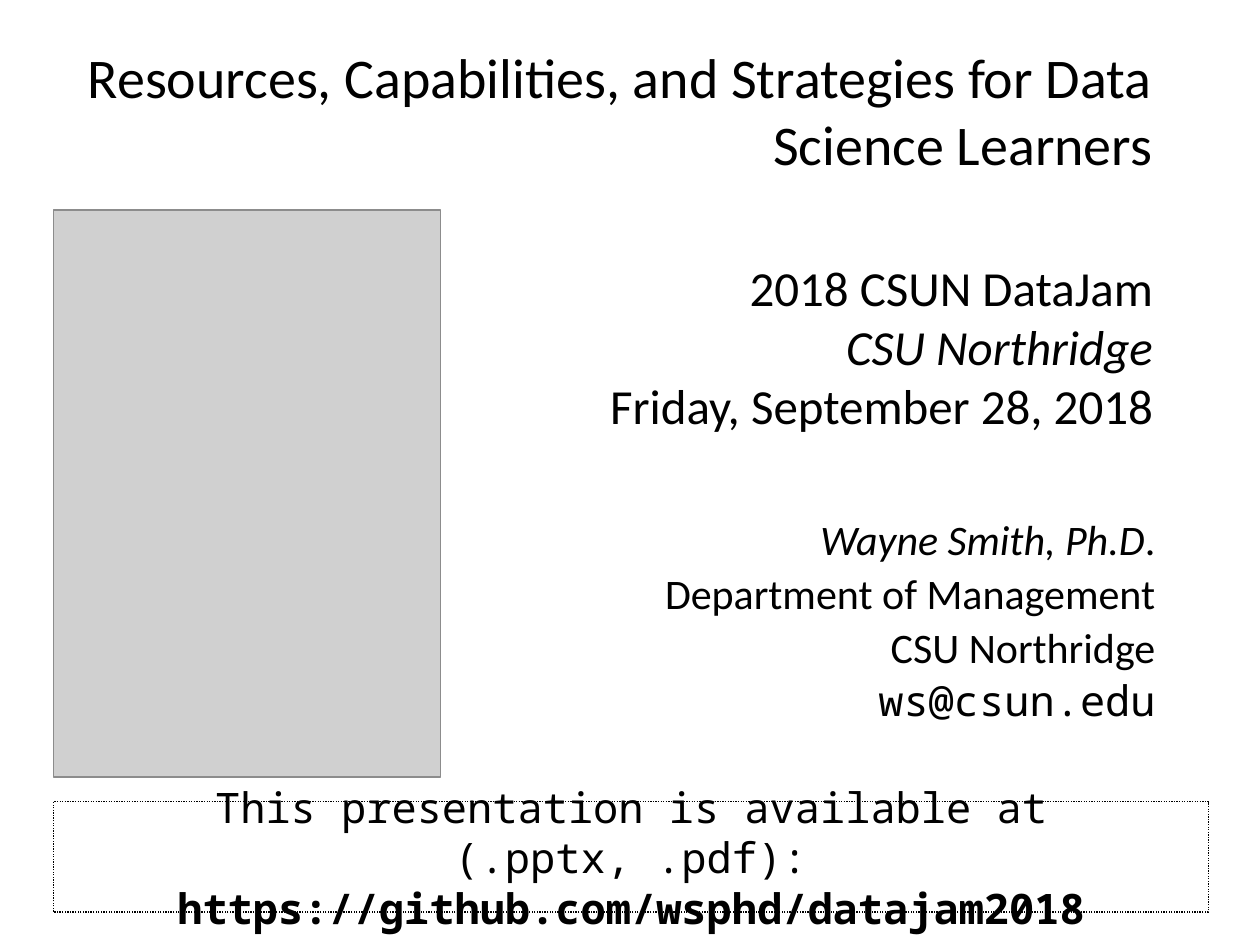
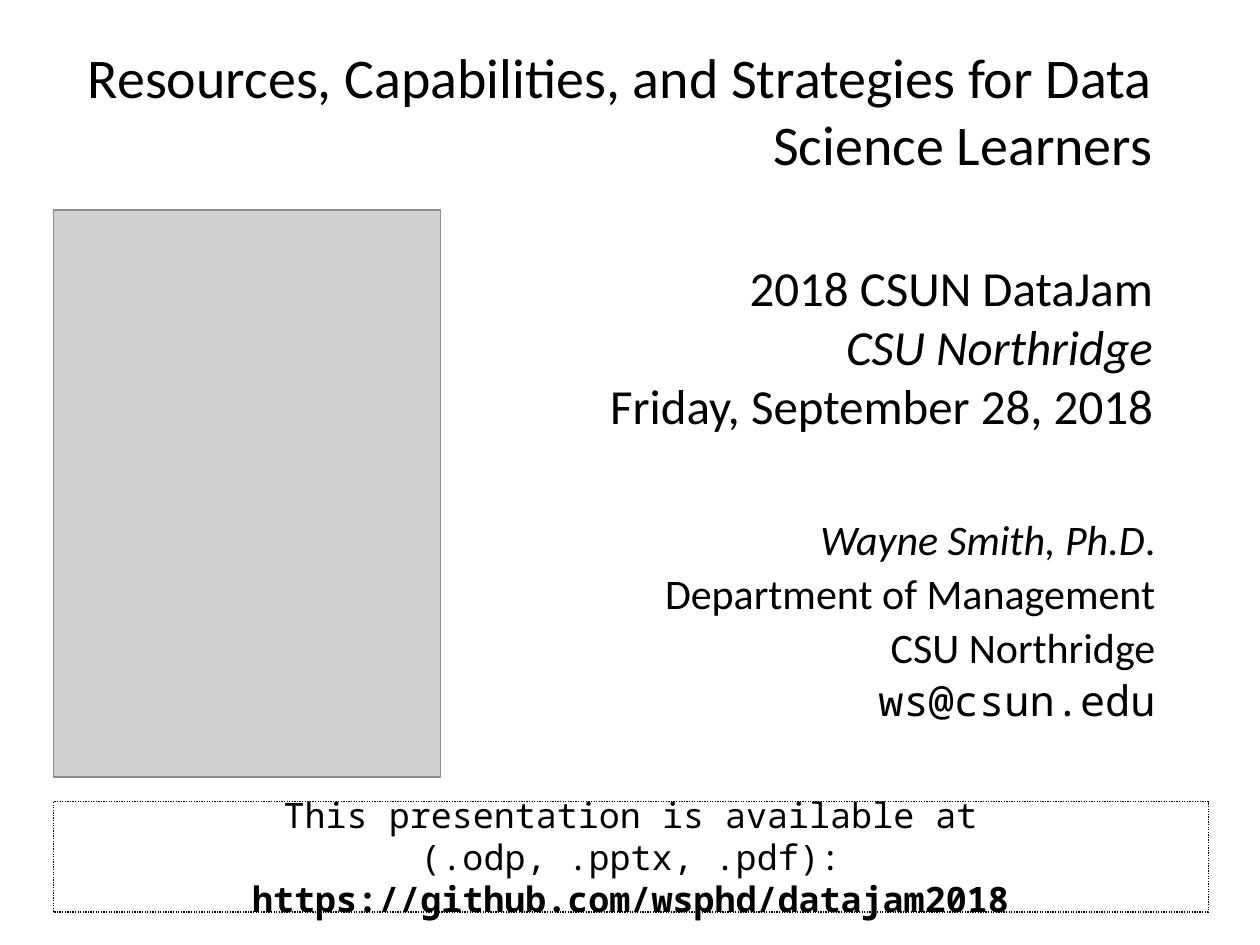
Before and after one commit to wsphd/datajam2018, a slide deck: slide 1 of dj2018.pptx. Drawn at 1260x945 pixels with LibreOffice and Linux fonts; fonts in the diff are those of the drawing; grey boxes stand for pictures. Boxes give left, top, right and bottom in pixels: in the first picture for what was removed or moved away, otherwise in the second. Text is boxed around its words. In the diff, an @@ line names an element or a change of style, - is before the commit and + after.

```diff
--- a/dj2018.pptx
+++ b/dj2018.pptx
@@ text in rectangle at (284, 801, 977, 879): text changed; size 24 to 20 pt @@
-This presentation is available at (.pptx, .pdf):
+This presentation is available at (.odp, .pptx, .pdf):
@@ text in rectangle at (252, 885, 1009, 921): size 24 to 20 pt in "https://github.com/wsphd/datajam2018" @@
```
Also in this commit, not shown: 3 other slides changed, 3 slides added, 5 slides removed, 2 other files.
